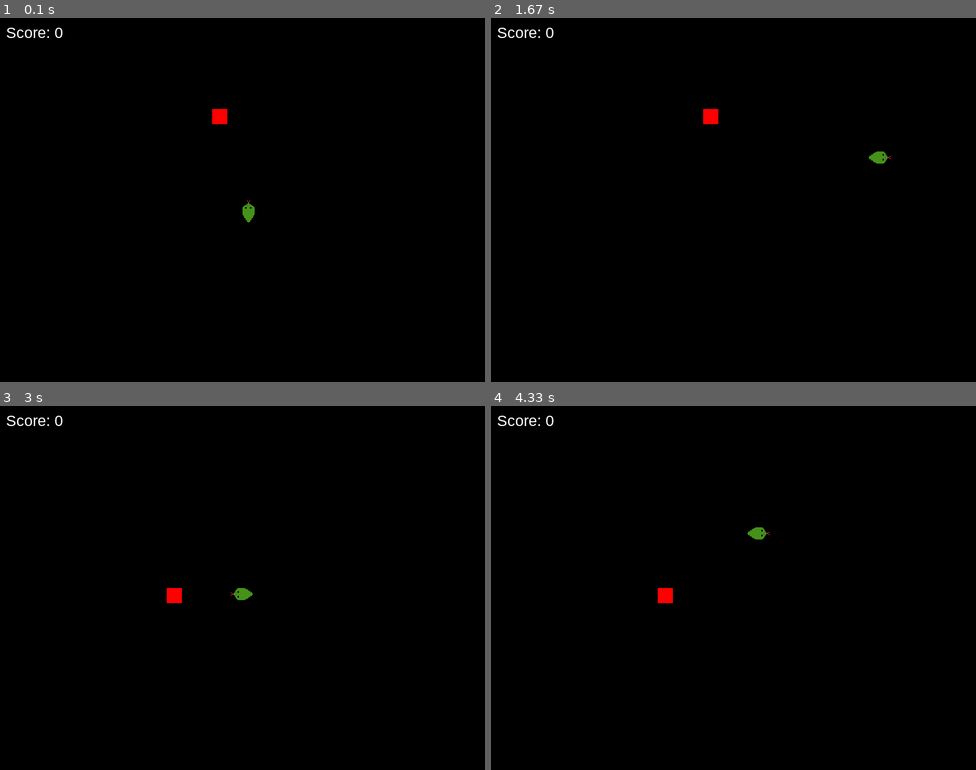
Above: before the commit, frames 1-4 (two rows, left to right).
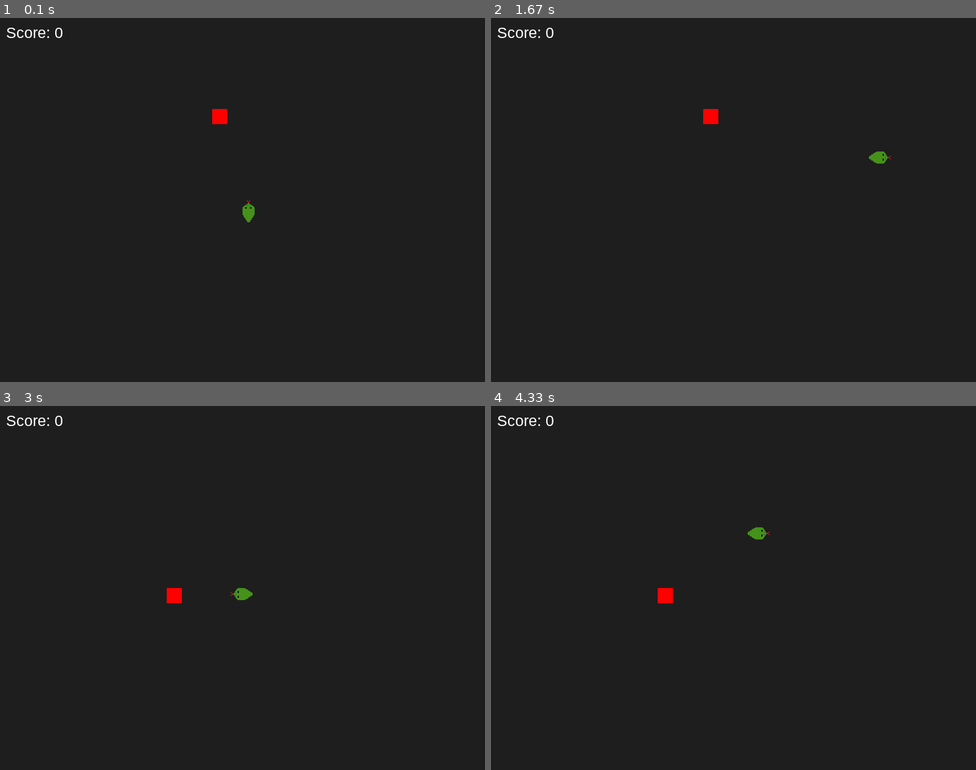
Above: after the commit, the same moments.

Repository: dinghino/pygame-snake
Game: pygame game, started from main.py
Same seed, same stepped clock (60 frames per second), same inputs: the game is played once before the commit and once after it. The source is Python 2; it was converted automatically to run under Python 3.
Inputs:
- Up to frame 1 (0.1 s): no input
- Up to frame 2 (1.67 s): hold D 0.33-0.8 s; hold W 0.83-1.13 s; hold D 1.17-1.63 s
- Up to frame 3 (3 s): hold A 1.67-2.2 s; hold S 2.23-2.53 s; tap C at 2.57 s; hold A from 2.9 s (still down)
- Up to frame 4 (4.33 s): release A at 3.3 s; hold W 3.33-3.7 s; hold D from 3.73 s (still down)

The runs differ from the first frame. In frame 1, 100% of the frame differs, in the area x 0-100%, y 0-100%; in frame 2, 100%; in frame 3, 100%; in frame 4, 100%.

Commit message:
change background color

Diff:
--- a/main.py
+++ b/main.py
@@ -6,7 +6,7 @@
 
 # colors definition
 WHITE = (255, 255, 255)
-BLACK = (0, 0, 0)
+BLACK = (30, 30, 30)
 RED = (255, 0, 0)
 GREEN = (0, 155, 0)
 BLUE = (0, 0, 255)
@@ -283,6 +283,9 @@
         self.snakeSize = snakeSize
         self.appleSize = appleSize
 
+        self.background_color = BLACK
+        self.foreground_color = WHITE
+
         self.init()
 
     def init(self):
@@ -325,7 +328,7 @@
         return txt
 
     def textCentered(self, message, color=WHITE, y_displace=0, size='small'):
-        '''Print a message on the screen to interact with the player. '''
+        '''Print a message on thBe screen to interact with the player. '''
         txt = self.getText(message, color, size)
         # get the wrapping rectangle for the text
         txtRect = txt.get_rect()
@@ -396,8 +399,8 @@
     def gameLoop(self):
         '''Game loop that runs while gameOver and gameExit are False. '''
 
-        # reset the game view to BLACK
-        self.game.fill(BLACK)
+        # reset the game view to the background color
+        self.game.fill(self.background_color)
         # check for events
         self.userEvents()
         self.gameEvents()
@@ -430,7 +433,7 @@
 
     def gameOverLoop(self):
         '''Game Over loop that runs when self.gameOver is True. '''
-        self.game.fill(BLACK)
+        self.game.fill(self.background_color)
         self.textCentered('GAME OVER!', RED, -50, 'large')
         self.textCentered('Your score %s' % self.appleEaten, GREEN, 10)
         self.textCentered('[C]ontinue or [Q]uit', y_displace=50, size='medium')
